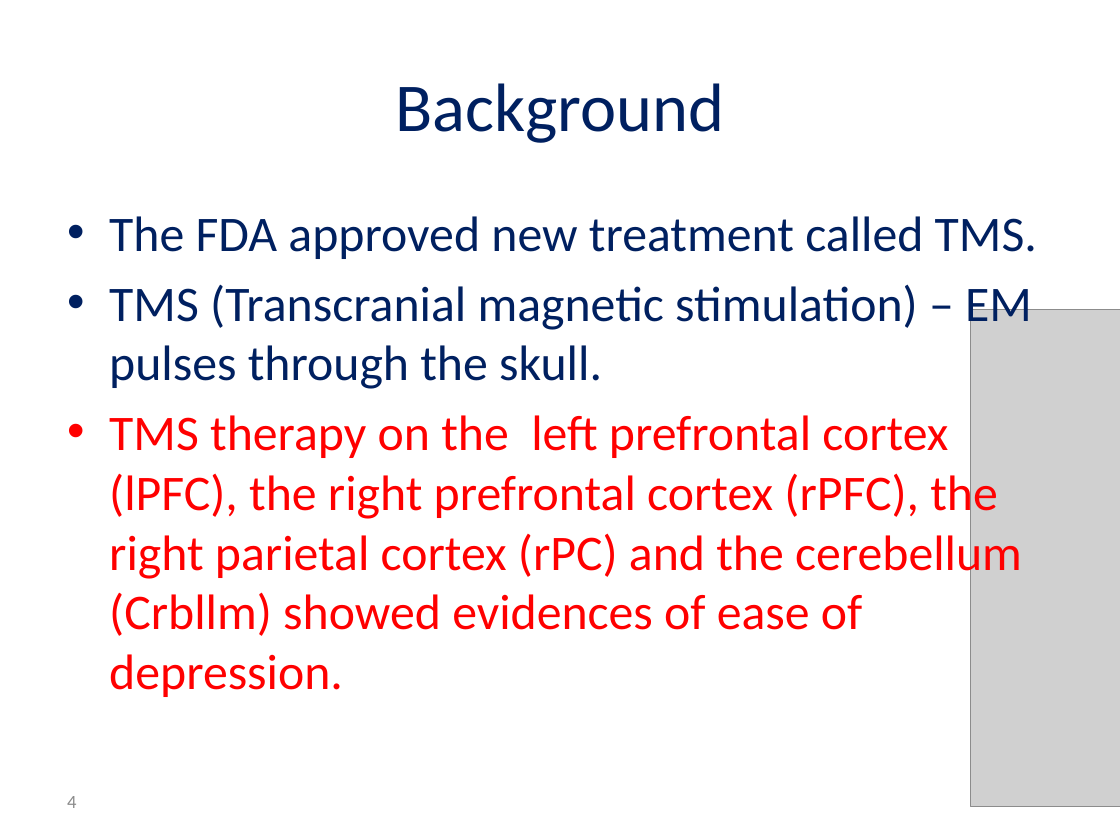
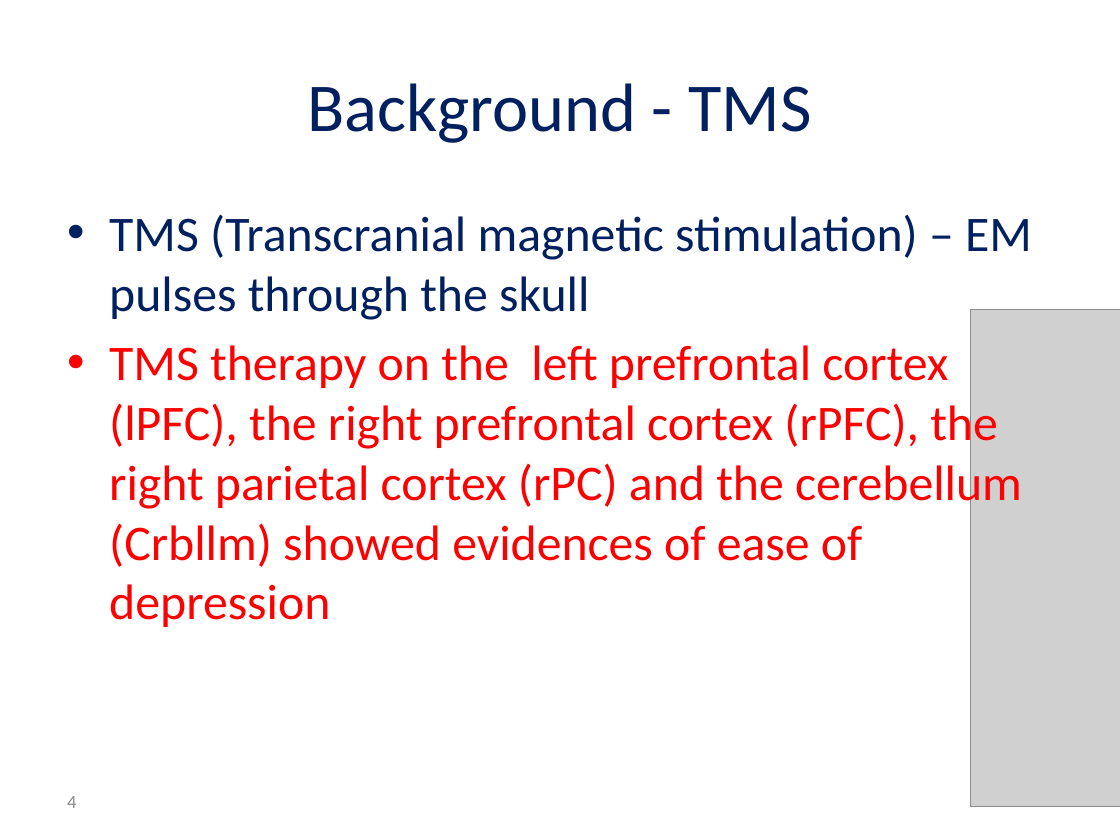
Before and after one commit to reggevlivney/BrainSway, a slide deck: slide 4 of Project_Midterm_Presentation.pptx. Drawn at 1120x840 pixels with LibreOffice and Linux fonts; fonts in the diff are those of the drawing; grey boxes stand for pictures; background and template pictures are left out. Boxes give left, top, right and bottom in pixels: in the first picture for what was removed or moved away, otherwise in the second. Text is boxed around its words. In the diff, an @@ line names an element or a change of style, - is before the commit and + after.

```diff
--- a/Project_Midterm_Presentation.pptx
+++ b/Project_Midterm_Presentation.pptx
@@ title at [308,83,811,143]: text changed @@
-Background
+Background - TMS
@@ text at [109,214,1032,627]: text changed @@
-• The FDA approved new treatment called TMS.
-• TMS (Transcranial magnetic stimulation) – EM pulses through the skull.
-• TMS therapy on the left prefrontal cortex (lPFC), the right prefrontal cortex (rPFC), the right parietal cortex (rPC) and the cerebellum (Crbllm) showed evidences of ease of depression.
+• TMS (Transcranial magnetic stimulation) – EM pulses through the skull
+• TMS therapy on the left prefrontal cortex (lPFC), the right prefrontal cortex (rPFC), the right parietal cortex (rPC) and the cerebellum (Crbllm) showed evidences of ease of depression
```
Also in this commit, not shown: 10 other slides changed, 7 slides added, 3 slides removed, 9 other files.
